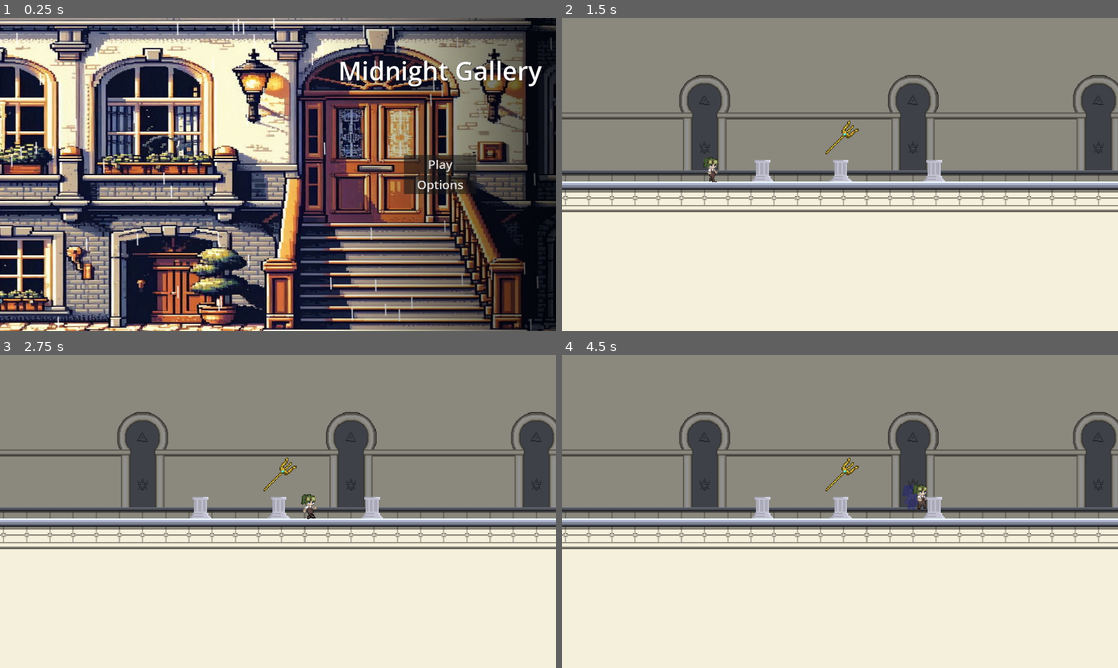
Above: before the commit, frames 1-4 (two rows, left to right).
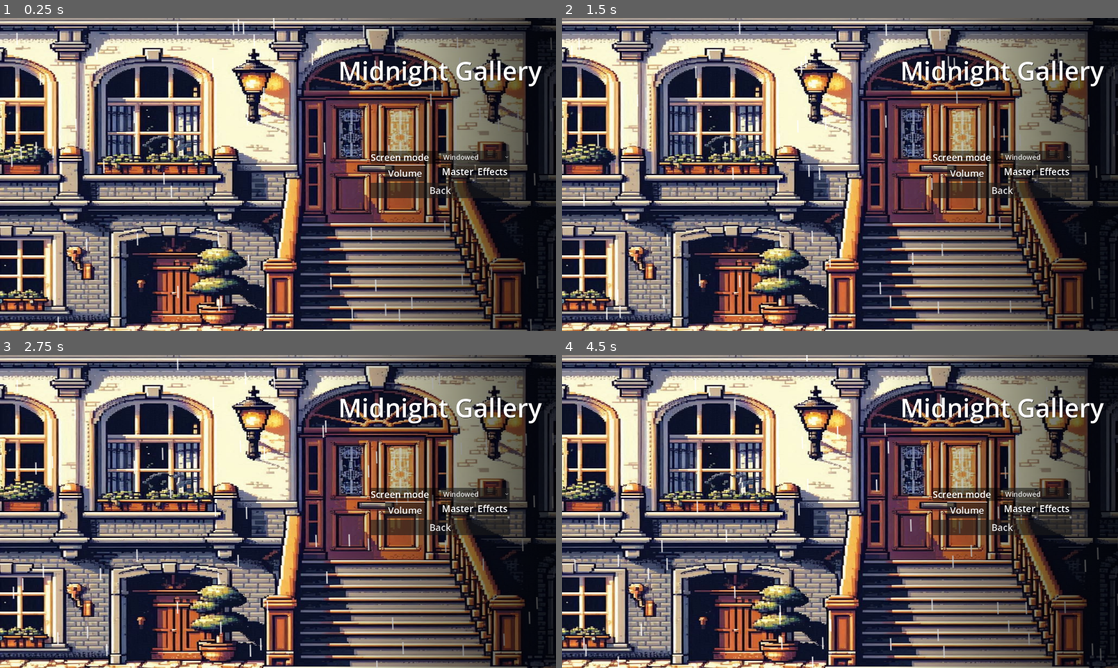
Above: after the commit, the same moments.

Repository: IES-Rafael-Alberti/GameOff2024KarambitStudios
Game: Godot game, scene res://Scenes/main_menu.tscn
The game is run twice, just before and just after one commit, with the same random seed, the same clock (stepped at 60 frames per second) and the same inputs. The engine's default icon, where the game draws it, is replaced by a stand-in: a white triangle on a blue panel in a dark square.
Inputs (mouse positions are in pixels of both pictures, inside the frame that each line leads up to):
- Up to frame 1 (0.25 s): no input
- Up to frame 2 (1.5 s): click (1001, 165) at 0.5 s, where only the run before the commit has a clickable "Play"; move the mouse to (962, 158) at 1.27 s; hold D (Move_right) from 1.28 s (still down); tap E (Action) at 1.35 s
- Up to frame 3 (2.75 s): keep holding D (Move_right); tap Space (Jump) at 1.52, 2.27 s; move the mouse to (166, 527) at 2.02 s; tap Shift (Dash) at 2.1 s
- Up to frame 4 (4.5 s): move the mouse to (895, 442) at 2.77 s; release D (Move_right) at 2.78 s; hold A (Move_left) 2.78-3.53 s; right-click (895, 442) at 2.85 s; move the mouse to (812, 574) at 3.52 s; hold D (Move_right) from 3.53 s (still down); tap E (Action) at 3.6 s; tap Space (Jump) at 3.77 s; move the mouse to (1006, 558) at 4.27 s; tap Shift (Dash) at 4.35 s

The runs differ from the first frame. In frame 1, 1.9% of the frame differs, in the area x 66-92%, y 42-58%; in frame 2, 93%; in frame 3, 93%; in frame 4, 93%, in the area x 0-100%, y 0-100%.

Commit message:
Camara del jugador activa en cada escena

Diff:
--- a/Scenes/dorado_scene.tscn
+++ b/Scenes/dorado_scene.tscn
@@ -37,9 +37,6 @@
 theme_override_font_sizes/font_size = 42
 text = "EL DORADO"
 
-[node name="Camera2D" type="Camera2D" parent="."]
-zoom = Vector2(1.025, 1.025)
-
 [node name="Monkey" type="CharacterBody2D" parent="."]
 position = Vector2(0, 6)
 script = ExtResource("3_tcg2d")
--- a/Scenes/main_menu.tscn
+++ b/Scenes/main_menu.tscn
@@ -93,6 +93,7 @@
 horizontal_alignment = 1
 
 [node name="FirstMenu" type="VBoxContainer" parent="Panel/BackGroundButton"]
+visible = false
 z_index = 1
 layout_mode = 1
 anchors_preset = 13
@@ -120,7 +121,6 @@
 text = "Options"
 
 [node name="OptionsMenu" type="VBoxContainer" parent="Panel/BackGroundButton"]
-visible = false
 z_index = 1
 layout_mode = 1
 anchors_preset = 13
@@ -154,43 +154,18 @@
 popup/item_1/text = "FullScreen"
 popup/item_1/id = 1
 
-[node name="Resolution" type="HBoxContainer" parent="Panel/BackGroundButton/OptionsMenu"]
-layout_mode = 2
-alignment = 1
-
-[node name="Label" type="Label" parent="Panel/BackGroundButton/OptionsMenu/Resolution"]
-layout_mode = 2
-size_flags_horizontal = 3
-theme_override_font_sizes/font_size = 32
-theme_override_styles/normal = SubResource("StyleBoxFlat_smusv")
-text = "Resolution"
-
-[node name="ResolutionOptions" type="OptionButton" parent="Panel/BackGroundButton/OptionsMenu/Resolution"]
-layout_mode = 2
-size_flags_horizontal = 3
-theme_override_font_sizes/font_size = 24
-selected = 0
-item_count = 4
-popup/item_0/text = "1440p"
-popup/item_0/id = 3
-popup/item_1/text = "1080p"
-popup/item_1/id = 1
-popup/item_2/text = "720p"
-popup/item_2/id = 1
-popup/item_3/text = "600p"
-popup/item_3/id = 2
-
 [node name="Volume" type="HBoxContainer" parent="Panel/BackGroundButton/OptionsMenu"]
 layout_mode = 2
 alignment = 1
 
-[node name="Label" type="Label" parent="Panel/BackGroundButton/OptionsMenu/Volume"]
-layout_mode = 2
-size_flags_horizontal = 3
-theme_override_font_sizes/font_size = 32
-theme_override_styles/normal = SubResource("StyleBoxFlat_smusv")
-text = "Volume
-"
+[node name="Label" type="TabBar" parent="Panel/BackGroundButton/OptionsMenu/Volume"]
+layout_mode = 2
+size_flags_horizontal = 3
+theme_override_font_sizes/font_size = 32
+current_tab = 0
+tab_alignment = 1
+tab_count = 1
+tab_0/title = "Volume"
 
 [node name="HBoxContainer" type="HBoxContainer" parent="Panel/BackGroundButton/OptionsMenu/Volume"]
 layout_mode = 2
@@ -245,7 +220,6 @@
 [connection signal="pressed" from="Panel/BackGroundButton/FirstMenu/Play" to="." method="_on_play_pressed"]
 [connection signal="pressed" from="Panel/BackGroundButton/FirstMenu/Options" to="." method="_on_options_pressed"]
 [connection signal="item_selected" from="Panel/BackGroundButton/OptionsMenu/SreenMode/ScreenOptions" to="." method="_on_screen_options_item_selected"]
-[connection signal="item_selected" from="Panel/BackGroundButton/OptionsMenu/Resolution/ResolutionOptions" to="." method="_on_resolution_options_item_selected"]
 [connection signal="value_changed" from="Panel/BackGroundButton/OptionsMenu/Volume/HBoxContainer/MasterVolumeColum/MasterVolumeBar" to="." method="_on_master_volume_bar_value_changed"]
 [connection signal="value_changed" from="Panel/BackGroundButton/OptionsMenu/Volume/HBoxContainer/MasterVolumeColum2/EffectsVolumeBar" to="." method="_on_effects_volume_bar_value_changed"]
 [connection signal="pressed" from="Panel/BackGroundButton/OptionsMenu/Back" to="." method="_on_back_pressed"]
--- a/Scripts/main_menu.gd
+++ b/Scripts/main_menu.gd
@@ -46,18 +46,3 @@
 		DisplayServer.window_set_mode(DisplayServer.WINDOW_MODE_WINDOWED)
 	elif index == 1:  # Pantalla Completa
 		DisplayServer.window_set_mode(DisplayServer.WINDOW_MODE_FULLSCREEN)
-
-
-func _on_resolution_options_item_selected(index: int) -> void:
-	if DisplayServer.window_get_mode() == DisplayServer.WINDOW_MODE_WINDOWED:
-		match index:
-			0: get_viewport().size = Vector2(2560, 1440)
-			1: get_viewport().size = Vector2(1920, 1080)
-			2: get_viewport().size = Vector2(1280, 720)
-			3: get_viewport().size = Vector2(800, 600)
-	elif DisplayServer.window_get_mode() == DisplayServer.WINDOW_MODE_FULLSCREEN:
-		match index:
-			0: DisplayServer.window_set_size(Vector2(2560, 1440))
-			1: DisplayServer.window_set_size(Vector2(1920, 1080))
-			2: DisplayServer.window_set_size(Vector2(1280, 720))
-			3: DisplayServer.window_set_size(Vector2(800, 600))
--- a/Scripts/scene_script.gd
+++ b/Scripts/scene_script.gd
@@ -10,3 +10,4 @@
 	var player_node = PLAYER.instantiate()
 	player_node.set_global_position(spawn_point.get_global_position())
 	get_tree().root.add_child(player_node)
+	player_node.get_node("CamaraPlayer").visible = true
--- a/default_bus_layout.tres
+++ b/default_bus_layout.tres
@@ -5,5 +5,5 @@
 bus/1/solo = false
 bus/1/mute = false
 bus/1/bypass_fx = false
-bus/1/volume_db = 6.02
+bus/1/volume_db = 0.0
 bus/1/send = &"Master"
